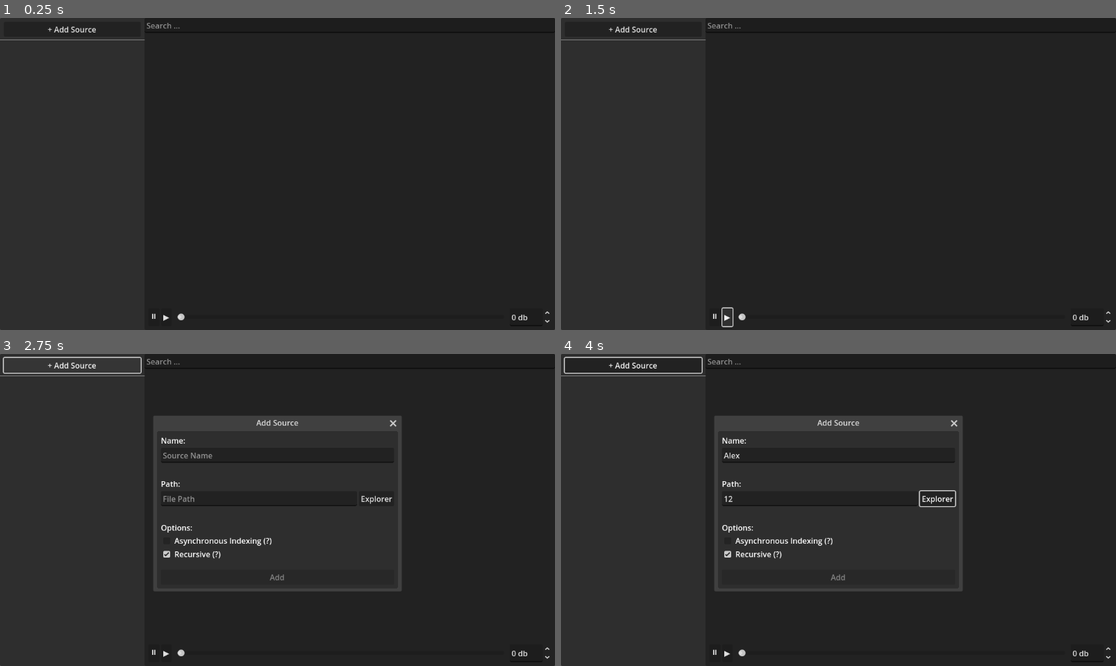
Above: before the commit, frames 1-4 (two rows, left to right).
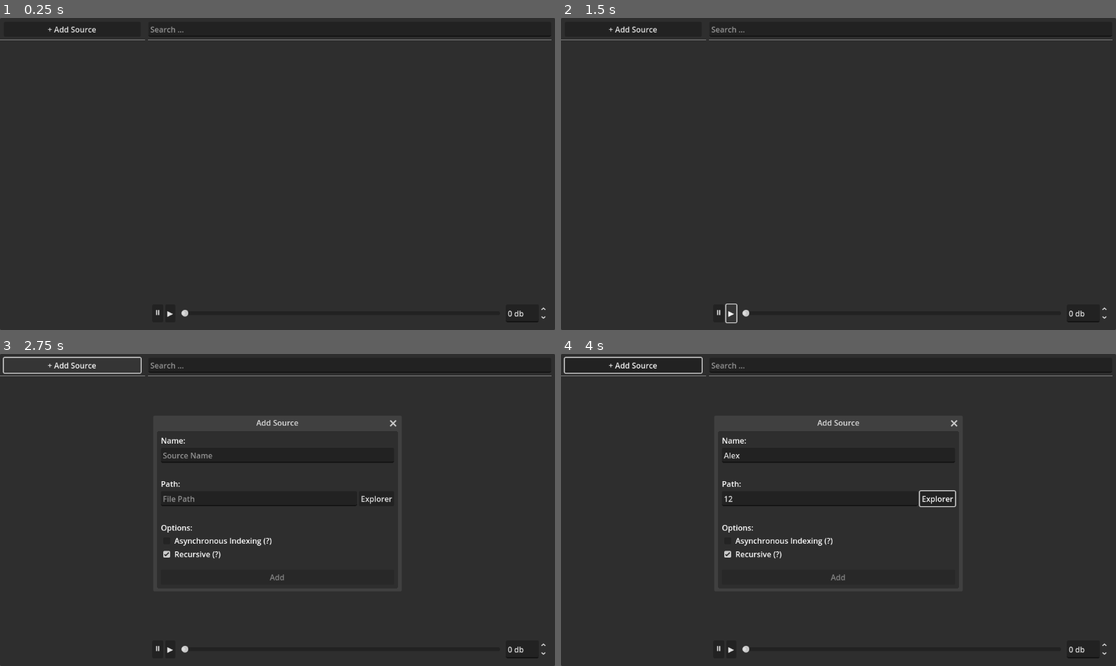
Above: after the commit, the same moments.

Repository: greenpixels/greenpixels-sample-manager
Game: Godot game, scene res://main/main.tscn
The game is run twice, just before and just after one commit, with the same random seed, the same clock (stepped at 60 frames per second) and the same inputs.
Inputs (mouse positions are in pixels of both pictures, inside the frame that each line leads up to):
- Up to frame 1 (0.25 s): no input
- Up to frame 2 (1.5 s): click "⏸" at 0.5 s; click "▶" at 1.25 s
- Up to frame 3 (2.75 s): click "+ Add Source" at 2 s
- Up to frame 4 (4 s): click (838, 453) at 2.77 s; type "Alex" at 2.85 s; click (821, 497) at 3 s; type "12" at 3.08 s; click "Explorer" at 3.5 s

The runs differ from the first frame. In frame 1, 0.4% of the frame differs, in the area x 26-100%, y 1-99%; in frame 2, 0.5%, in the area x 26-100%, y 1-100%; in frame 3, 0.4%; in frame 4, 0.4%.

Commit message:
change: add margins and remove panel background

Diff:
--- a/main/main.tscn
+++ b/main/main.tscn
@@ -1,7 +1,9 @@
-[gd_scene load_steps=3 format=3 uid="uid://hbfp16i8sw8x"]
+[gd_scene load_steps=4 format=3 uid="uid://hbfp16i8sw8x"]
 
 [ext_resource type="PackedScene" uid="uid://64523seh2wqw" path="res://add_source_popup/add_source_popup.tscn" id="1_53q0u"]
 [ext_resource type="Script" uid="uid://de2n7pp8sca88" path="res://main/main.gd" id="1_pjrb6"]
+
+[sub_resource type="StyleBoxEmpty" id="StyleBoxEmpty_pjrb6"]
 
 [node name="Main" type="PanelContainer"]
 anchors_preset = 15
@@ -52,46 +54,58 @@
 [node name="Panel" type="PanelContainer" parent="HBoxContainer"]
 layout_mode = 2
 size_flags_horizontal = 3
+theme_override_styles/panel = SubResource("StyleBoxEmpty_pjrb6")
 
-[node name="VBoxContainer" type="VBoxContainer" parent="HBoxContainer/Panel"]
-layout_mode = 2
-
-[node name="LineEdit" type="LineEdit" parent="HBoxContainer/Panel/VBoxContainer"]
-layout_mode = 2
-placeholder_text = "Search ..."
-
-[node name="ScrollContainer" type="ScrollContainer" parent="HBoxContainer/Panel/VBoxContainer"]
-layout_mode = 2
-size_flags_horizontal = 3
-size_flags_vertical = 3
-
-[node name="AudioList" type="VBoxContainer" parent="HBoxContainer/Panel/VBoxContainer/ScrollContainer"]
-unique_name_in_owner = true
-layout_mode = 2
-size_flags_horizontal = 3
-size_flags_vertical = 3
-
-[node name="MarginContainer2" type="MarginContainer" parent="HBoxContainer/Panel/VBoxContainer"]
+[node name="MarginContainer" type="MarginContainer" parent="HBoxContainer/Panel"]
 layout_mode = 2
 theme_override_constants/margin_left = 8
 theme_override_constants/margin_top = 8
 theme_override_constants/margin_right = 8
 theme_override_constants/margin_bottom = 8
 
-[node name="HBoxContainer" type="HBoxContainer" parent="HBoxContainer/Panel/VBoxContainer/MarginContainer2"]
+[node name="VBoxContainer" type="VBoxContainer" parent="HBoxContainer/Panel/MarginContainer"]
 layout_mode = 2
 
-[node name="PauseButton" type="Button" parent="HBoxContainer/Panel/VBoxContainer/MarginContainer2/HBoxContainer"]
+[node name="SearchInput" type="LineEdit" parent="HBoxContainer/Panel/MarginContainer/VBoxContainer"]
+unique_name_in_owner = true
+layout_mode = 2
+placeholder_text = "Search ..."
+
+[node name="HSeparator" type="HSeparator" parent="HBoxContainer/Panel/MarginContainer/VBoxContainer"]
+layout_mode = 2
+
+[node name="ScrollContainer" type="ScrollContainer" parent="HBoxContainer/Panel/MarginContainer/VBoxContainer"]
+layout_mode = 2
+size_flags_horizontal = 3
+size_flags_vertical = 3
+
+[node name="AudioList" type="VBoxContainer" parent="HBoxContainer/Panel/MarginContainer/VBoxContainer/ScrollContainer"]
+unique_name_in_owner = true
+layout_mode = 2
+size_flags_horizontal = 3
+size_flags_vertical = 3
+
+[node name="MarginContainer2" type="MarginContainer" parent="HBoxContainer/Panel/MarginContainer/VBoxContainer"]
+layout_mode = 2
+theme_override_constants/margin_left = 8
+theme_override_constants/margin_top = 8
+theme_override_constants/margin_right = 8
+theme_override_constants/margin_bottom = 8
+
+[node name="HBoxContainer" type="HBoxContainer" parent="HBoxContainer/Panel/MarginContainer/VBoxContainer/MarginContainer2"]
+layout_mode = 2
+
+[node name="PauseButton" type="Button" parent="HBoxContainer/Panel/MarginContainer/VBoxContainer/MarginContainer2/HBoxContainer"]
 unique_name_in_owner = true
 layout_mode = 2
 text = "⏸"
 
-[node name="PlayButton" type="Button" parent="HBoxContainer/Panel/VBoxContainer/MarginContainer2/HBoxContainer"]
+[node name="PlayButton" type="Button" parent="HBoxContainer/Panel/MarginContainer/VBoxContainer/MarginContainer2/HBoxContainer"]
 unique_name_in_owner = true
 layout_mode = 2
 text = "▶"
 
-[node name="MarginContainer" type="MarginContainer" parent="HBoxContainer/Panel/VBoxContainer/MarginContainer2/HBoxContainer"]
+[node name="MarginContainer" type="MarginContainer" parent="HBoxContainer/Panel/MarginContainer/VBoxContainer/MarginContainer2/HBoxContainer"]
 layout_mode = 2
 size_flags_horizontal = 3
 theme_override_constants/margin_left = 8
@@ -99,7 +113,7 @@
 theme_override_constants/margin_right = 8
 theme_override_constants/margin_bottom = 10
 
-[node name="AudioProgressSlider" type="HSlider" parent="HBoxContainer/Panel/VBoxContainer/MarginContainer2/HBoxContainer/MarginContainer"]
+[node name="AudioProgressSlider" type="HSlider" parent="HBoxContainer/Panel/MarginContainer/VBoxContainer/MarginContainer2/HBoxContainer/MarginContainer"]
 unique_name_in_owner = true
 layout_mode = 2
 size_flags_horizontal = 3
@@ -107,10 +121,11 @@
 step = 0.01
 scrollable = false
 
-[node name="SpinBox" type="SpinBox" parent="HBoxContainer/Panel/VBoxContainer/MarginContainer2/HBoxContainer"]
+[node name="SpinBox" type="SpinBox" parent="HBoxContainer/Panel/MarginContainer/VBoxContainer/MarginContainer2/HBoxContainer"]
 layout_mode = 2
 min_value = -100.0
 suffix = "db"
+select_all_on_focus = true
 
 [node name="AddSourcePopup" parent="." instance=ExtResource("1_53q0u")]
 unique_name_in_owner = true
@@ -119,11 +134,12 @@
 [node name="AudioStreamPlayer" type="AudioStreamPlayer" parent="."]
 unique_name_in_owner = true
 
+[connection signal="sound_map_changed" from="." to="." method="_on_sound_map_changed"]
 [connection signal="pressed" from="HBoxContainer/VBoxContainer/MarginContainer/AddSourceButton" to="." method="_on_add_source_button_pressed"]
-[connection signal="text_changed" from="HBoxContainer/Panel/VBoxContainer/LineEdit" to="." method="_on_line_edit_text_changed"]
-[connection signal="pressed" from="HBoxContainer/Panel/VBoxContainer/MarginContainer2/HBoxContainer/PauseButton" to="." method="_on_pause_button_pressed"]
-[connection signal="pressed" from="HBoxContainer/Panel/VBoxContainer/MarginContainer2/HBoxContainer/PlayButton" to="." method="_on_play_button_pressed"]
-[connection signal="drag_ended" from="HBoxContainer/Panel/VBoxContainer/MarginContainer2/HBoxContainer/MarginContainer/AudioProgressSlider" to="." method="_on_audio_progress_slider_drag_ended"]
-[connection signal="drag_started" from="HBoxContainer/Panel/VBoxContainer/MarginContainer2/HBoxContainer/MarginContainer/AudioProgressSlider" to="." method="_on_audio_progress_slider_drag_started"]
-[connection signal="value_changed" from="HBoxContainer/Panel/VBoxContainer/MarginContainer2/HBoxContainer/SpinBox" to="." method="_on_spin_box_value_changed"]
+[connection signal="text_changed" from="HBoxContainer/Panel/MarginContainer/VBoxContainer/SearchInput" to="." method="_on_line_edit_text_changed"]
+[connection signal="pressed" from="HBoxContainer/Panel/MarginContainer/VBoxContainer/MarginContainer2/HBoxContainer/PauseButton" to="." method="_on_pause_button_pressed"]
+[connection signal="pressed" from="HBoxContainer/Panel/MarginContainer/VBoxContainer/MarginContainer2/HBoxContainer/PlayButton" to="." method="_on_play_button_pressed"]
+[connection signal="drag_ended" from="HBoxContainer/Panel/MarginContainer/VBoxContainer/MarginContainer2/HBoxContainer/MarginContainer/AudioProgressSlider" to="." method="_on_audio_progress_slider_drag_ended"]
+[connection signal="drag_started" from="HBoxContainer/Panel/MarginContainer/VBoxContainer/MarginContainer2/HBoxContainer/MarginContainer/AudioProgressSlider" to="." method="_on_audio_progress_slider_drag_started"]
+[connection signal="value_changed" from="HBoxContainer/Panel/MarginContainer/VBoxContainer/MarginContainer2/HBoxContainer/SpinBox" to="." method="_on_spin_box_value_changed"]
 [connection signal="close_requested" from="AddSourcePopup" to="." method="_on_add_source_popup_close_requested"]
